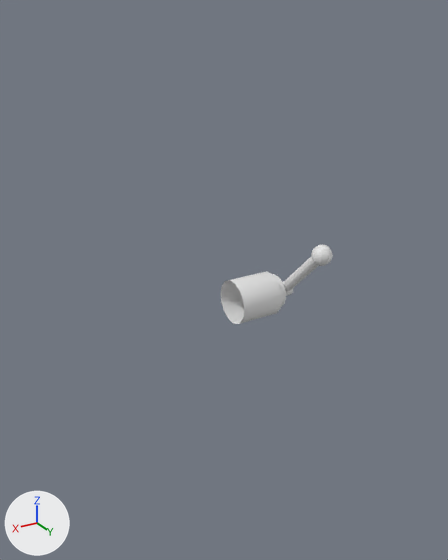
Before and after pictures for a commit that changed the FBX model Assets/Meshes/Slotmachine.fbx.
Camera for both pictures: a 50 mm lens placed at (1.5, 1.63, 2.73), pointed at (-0.06, -0.97, 1.43). Lighting does not change. The marker at lower left points along +X, +Y and +Z. The older version comes first.

The scene before the commit, as lines of its bpy script (objects in view):
```python
me_cylinder_003 = bpy.data.meshes.new('Cylinder.003')
me_cylinder_003.from_pydata(...)  # 438 vertices, 410 faces; spans x -0.012..0.39, y -0.126..0.377, z -0.123..0.372
ob_lever = bpy.data.objects.new('Lever', me_cylinder_003)
ob_lever.location = (-0.529, -1.016, 1.26)
```
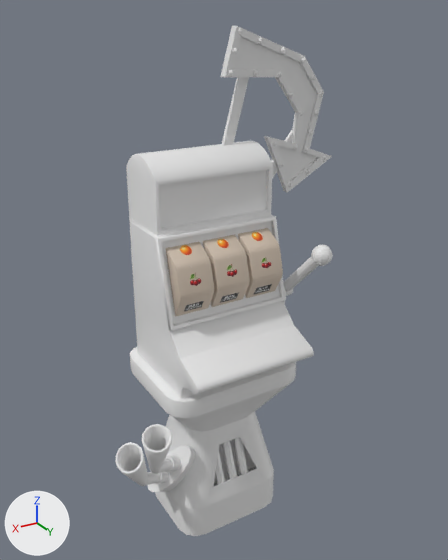
Boxes [x1, y1, x2, y2] around the edits, measured in the pictures (448 x 560 px):
```json
{"object": "SlotMachine_Base", "change": "added", "after": [126, 141, 314, 536]}
{"object": "NeonArrow", "change": "added", "after": [221, 26, 332, 193]}
{"object": "Exhaust", "change": "added", "after": [115, 424, 195, 492]}
{"object": "Wheel1", "change": "added", "after": [166, 242, 214, 316]}
{"object": "Wheel2", "change": "added", "after": [203, 234, 250, 307]}
{"object": "Wheel3", "change": "added", "after": [238, 228, 283, 298]}
{"object": "Lever", "change": "unchanged, covered by the edit", "before": [221, 245, 333, 324], "after": [283, 245, 333, 303]}
```

Scene script edits in JSON lines:
```json
{"op": "add", "block": "img_slotwheels_png", "code": ["img_slotwheels_png = load_image('SlotWheels.png', '../Texture/SlotWheels.png', 1024, 1024, 'sRGB')"]}
{"op": "add", "block": "mat_material", "code": ["mat_material = principled_material('Material')", "mat_material.texture = img_slotwheels_png"]}
{"op": "add", "block": "me_sphere_021", "code": ["me_sphere_021 = bpy.data.meshes.new('Sphere.021')", "me_sphere_021.from_pydata(...)  # 366 vertices, 405 faces; spans x -0.836..-0.068, y -0.121..-0.04, z 1.687..2.682"]}
{"op": "add", "block": "me_cube_001", "code": ["me_cube_001 = bpy.data.meshes.new('Cube.001')", "me_cube_001.from_pydata(...)  # 660 vertices, 642 faces; spans x -0.4..0.4, y -0.33..0.46, z 0.0..2.12"]}
{"op": "add", "block": "me_cylinder_003_1", "code": ["me_cylinder_003_1 = bpy.data.meshes.new('Cylinder.003')", "me_cylinder_003_1.from_pydata(...)  # 368 vertices, 335 faces; spans x 0.103..0.731, y -0.08..0.465, z 0.134..0.927"]}
{"op": "add", "block": "me_cylinder_011", "code": ["me_cylinder_011 = bpy.data.meshes.new('Cylinder.011')", "me_cylinder_011.from_pydata(...)  # 192 vertices, 190 faces; spans x -0.094..0.094, y -0.202..0.202, z -0.203..0.202", "me_cylinder_011.materials.append(mat_material)  # picture img_slotwheels_png"]}
{"op": "add", "block": "me_cylinder_012", "code": ["me_cylinder_012 = bpy.data.meshes.new('Cylinder.012')", "me_cylinder_012.from_pydata(...)  # 192 vertices, 190 faces; spans x -0.094..0.094, y -0.202..0.202, z -0.203..0.202", "me_cylinder_012.materials.append(mat_material)  # picture img_slotwheels_png"]}
{"op": "add", "block": "me_cylinder_009", "code": ["me_cylinder_009 = bpy.data.meshes.new('Cylinder.009')", "me_cylinder_009.from_pydata(...)  # 192 vertices, 190 faces; spans x -0.094..0.094, y -0.202..0.202, z -0.203..0.202", "me_cylinder_009.materials.append(mat_material)  # picture img_slotwheels_png"]}
{"op": "add", "block": "ob_neonarrow", "code": ["ob_neonarrow = bpy.data.objects.new('NeonArrow', me_sphere_021)", "ob_neonarrow.location = (0.0, -0.998, -0.007)"]}
{"op": "add", "block": "ob_slotmachine_base", "code": ["ob_slotmachine_base = bpy.data.objects.new('SlotMachine_Base', me_cube_001)", "ob_slotmachine_base.location = (0.0, -0.998, -0.007)"]}
{"op": "add", "block": "ob_exhaust", "code": ["ob_exhaust = bpy.data.objects.new('Exhaust', me_cylinder_003_1)", "ob_exhaust.location = (0.0, -0.998, -0.007)"]}
{"op": "add", "block": "ob_wheel2", "code": ["ob_wheel2 = bpy.data.objects.new('Wheel2', me_cylinder_011)", "ob_wheel2.location = (0.0, -0.976, 1.505)"]}
{"op": "add", "block": "ob_wheel3", "code": ["ob_wheel3 = bpy.data.objects.new('Wheel3', me_cylinder_012)", "ob_wheel3.location = (-0.206, -0.976, 1.505)"]}
{"op": "add", "block": "ob_wheel1", "code": ["ob_wheel1 = bpy.data.objects.new('Wheel1', me_cylinder_009)", "ob_wheel1.location = (0.206, -0.976, 1.505)"]}
```
